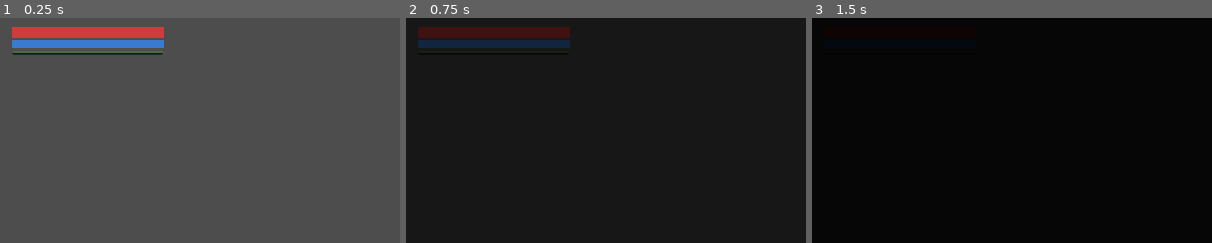
Above: before the commit, frames 1-3 (left to right).
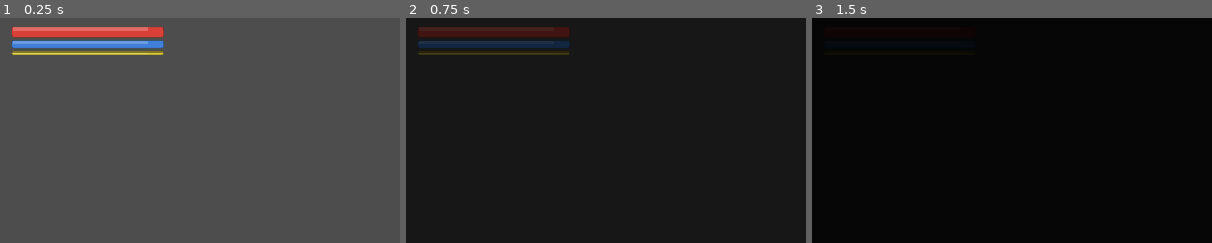
Above: after the commit, the same moments.

Repository: saintstrif13001/riendupout
Game: Godot game, scene res://scenes/Hud.tscn
Two runs of this game, one before a commit and one after it. Both use one fixed random seed, a clock stepped at 60 frames per second and the inputs below. This scene is started directly instead of the project's main scene.
Inputs:
- Up to frame 1 (0.25 s): no input
- Up to frame 2 (0.75 s): tap Enter at 0.5 s; hold D from 0.53 s (still down); tap I at 0.6 s
- Up to frame 3 (1.5 s): tap Space at 0.77, 1.25 s; release D at 1.28 s; hold S from 1.28 s (still down); tap M at 1.35 s
The pictures show only the part of the screen within x 0-50%, y 0-50%; the shares and areas given below are measured in that part.

The runs differ from the first frame. In frame 1, 2.1% of the frame differs, in the area x 3-41%, y 4-17%; in frame 2, 0.7%; in frame 3, less than 0.1%.
Error before the commit: Invalid access to property or key 'char_data' on a base object of type 'Nil'. (res://scripts/hud.gd:598)
Error after the commit: Invalid access to property or key 'char_data' on a base object of type 'Nil'. (res://scripts/hud.gd:620)

Commit message:
Ameliore les barres HP/mana/XP : coins arrondis, bordure, reflet, animation fluide
- _make_stat_bar() : bordure sombre + coins arrondis sur le remplissage, et
  une bande de reflet translucide en haut pour un effet 'brillant' au lieu
  d'un ColorRect plat
- _tween_bar() : les barres s'animent maintenant vers leur nouvelle valeur
  (0.25s, easing sinusoidal) au lieu de sauter instantanement ; tue le tween
  precedent avant d'en lancer un nouveau pour eviter que deux mises a jour
  rapprochees (combat) se battent sur la meme valeur
- Corrige au passage un warning Godot (ancrages + taille directe en conflit
  sur le rectangle de reflet)
- Teste : test_bar_tween (pas de saut instantane, convergence correcte apres
  une mise a jour en rafale, plus de warning), verification visuelle,
  regression combat/data_integrity/death/equip OK

Diff:
--- a/scripts/hud.gd
+++ b/scripts/hud.gd
@@ -73,28 +73,13 @@
 	topleft.custom_minimum_size = Vector2(220, 0)
 	root.add_child(topleft)
 
-	hp_bar = ProgressBar.new()
-	hp_bar.max_value = 100; hp_bar.value = 100
-	hp_bar.custom_minimum_size = Vector2(200, 16)
-	hp_bar.show_percentage = false
-	var hp_style = StyleBoxFlat.new(); hp_style.bg_color = Color(0.82,0.23,0.23)
-	hp_bar.add_theme_stylebox_override("fill", hp_style)
+	hp_bar = _make_stat_bar(Color(0.85,0.25,0.22), Vector2(200, 16))
 	topleft.add_child(hp_bar)
 
-	mana_bar = ProgressBar.new()
-	mana_bar.max_value = 100; mana_bar.value = 100
-	mana_bar.custom_minimum_size = Vector2(200, 12)
-	mana_bar.show_percentage = false
-	var mana_style = StyleBoxFlat.new(); mana_style.bg_color = Color(0.23,0.48,0.82)
-	mana_bar.add_theme_stylebox_override("fill", mana_style)
+	mana_bar = _make_stat_bar(Color(0.25,0.5,0.85), Vector2(200, 12))
 	topleft.add_child(mana_bar)
 
-	xp_bar = ProgressBar.new()
-	xp_bar.max_value = 100; xp_bar.value = 0
-	xp_bar.custom_minimum_size = Vector2(200, 6)
-	xp_bar.show_percentage = false
-	var xp_style = StyleBoxFlat.new(); xp_style.bg_color = Color(0.82,0.78,0.23)
-	xp_bar.add_theme_stylebox_override("fill", xp_style)
+	xp_bar = _make_stat_bar(Color(0.85,0.78,0.22), Vector2(200, 6))
 	topleft.add_child(xp_bar)
 
 	lvl_label = Label.new()
@@ -129,6 +114,27 @@
 	help.set_anchors_preset(Control.PRESET_BOTTOM_LEFT)
 	help.position = Vector2(16, -24)
 	root.add_child(help)
+
+func _make_stat_bar(color: Color, size: Vector2) -> ProgressBar:
+	# Barre avec coins arrondis + bordure sombre + reflet brillant en haut,
+	# au lieu d'un simple ColorRect plat.
+	var bar = ProgressBar.new()
+	bar.max_value = 100; bar.value = 100
+	bar.custom_minimum_size = size
+	bar.show_percentage = false
+	var fill = StyleBoxFlat.new()
+	fill.bg_color = color
+	fill.set_corner_radius_all(3)
+	fill.border_color = color.darkened(0.4)
+	fill.set_border_width_all(1)
+	bar.add_theme_stylebox_override("fill", fill)
+	var shine = ColorRect.new()
+	shine.color = Color(1, 1, 1, 0.22)
+	shine.mouse_filter = Control.MOUSE_FILTER_IGNORE
+	shine.position = Vector2(2, 1)
+	shine.size = Vector2(size.x - 4, max(2.0, size.y * 0.35))
+	bar.add_child(shine)
+	return bar
 
 func _build_hint() -> void:
 	hint_panel = PanelContainer.new()
@@ -277,12 +283,28 @@
 	inventory_overlay.visible = false
 
 func _on_hud_update(d: Dictionary) -> void:
-	hp_bar.max_value = d.max_hp; hp_bar.value = d.hp
-	mana_bar.max_value = d.max_mana; mana_bar.value = d.mana
-	xp_bar.max_value = d.xp_needed; xp_bar.value = d.xp
+	hp_bar.max_value = d.max_hp
+	_tween_bar(hp_bar, d.hp)
+	mana_bar.max_value = d.max_mana
+	_tween_bar(mana_bar, d.mana)
+	xp_bar.max_value = d.xp_needed
+	_tween_bar(xp_bar, d.xp)
 	lvl_label.text = "Niveau %d" % d.level
 	zone_label.text = d.zone
 	gold_label.text = "Or: %d" % d.gold
+
+var _bar_tweens: Dictionary = {} # ProgressBar -> Tween en cours
+
+func _tween_bar(bar: ProgressBar, target: float) -> void:
+	# Anime la barre vers sa nouvelle valeur au lieu d'un saut instantané —
+	# rend les dégâts/soins beaucoup plus lisibles visuellement. On tue le
+	# tween précédent d'abord pour éviter que deux tweens se battent sur la
+	# même valeur quand plusieurs mises à jour arrivent en rafale (combat).
+	if _bar_tweens.has(bar) and _bar_tweens[bar] != null and _bar_tweens[bar].is_valid():
+		_bar_tweens[bar].kill()
+	var tw = create_tween()
+	tw.tween_property(bar, "value", target, 0.25).set_trans(Tween.TRANS_SINE)
+	_bar_tweens[bar] = tw
 
 func _on_near_update(text: String) -> void:
 	if text == "":
--- a/scripts/tools/capture.gd
+++ b/scripts/tools/capture.gd
@@ -114,6 +114,8 @@
 			_run_chest_test()
 		elif test_mode == "test_fade":
 			_run_fade_test()
+		elif test_mode == "test_bar_tween":
+			_run_bar_tween_test()
 		elif test_mode == "show_torch_glow" or test_mode == "test_torch_glow":
 			var tx = int(inst.player.global_position.x) + 30
 			var ty = int(inst.player.global_position.y)
@@ -573,6 +575,27 @@
 	hud_ref.travel_to("plaine")
 	print("TEST_RESULT2 travel_triggered_no_error=true player_zone_x=%.0f" % inst.player.global_position.x)
 
+func _run_bar_tween_test() -> void:
+	print("TEST_START:bar_tween")
+	var hud = inst.get_node("Hud")
+	# Aligne aussi les vrais PV du joueur sur la cible : le tick périodique de
+	# hud_update (toutes les 0.4s dans world.gd) peut se déclencher pendant le
+	# test et re-cibler la barre avec la vraie valeur — en la gardant identique
+	# à la cible testée, ça n'interfère pas avec la mesure.
+	inst.player.hp = 40.0
+	hud.hp_bar.max_value = 100
+	hud.hp_bar.value = 100
+	hud._tween_bar(hud.hp_bar, 40.0)
+	print("TEST_STATE immediately_after_call value=%.1f (doit rester proche de 100, pas sauter a 40)" % hud.hp_bar.value)
+	# deuxieme mise a jour en rafale pendant que le premier tween tourne encore :
+	# doit converger proprement vers la nouvelle cible sans que les deux tweens se battent.
+	await create_timer(0.05).timeout
+	inst.player.hp = 70.0
+	hud._tween_bar(hud.hp_bar, 70.0)
+	await create_timer(0.5).timeout
+	var final_val = hud.hp_bar.value
+	print("TEST_RESULT final_value=%.1f expected=70.0 converged=%s" % [final_val, absf(final_val - 70.0) < 1.0])
+
 func _run_data_integrity_test() -> void:
 	print("TEST_START:data_integrity")
 	var data = root.get_node("/root/Data")
